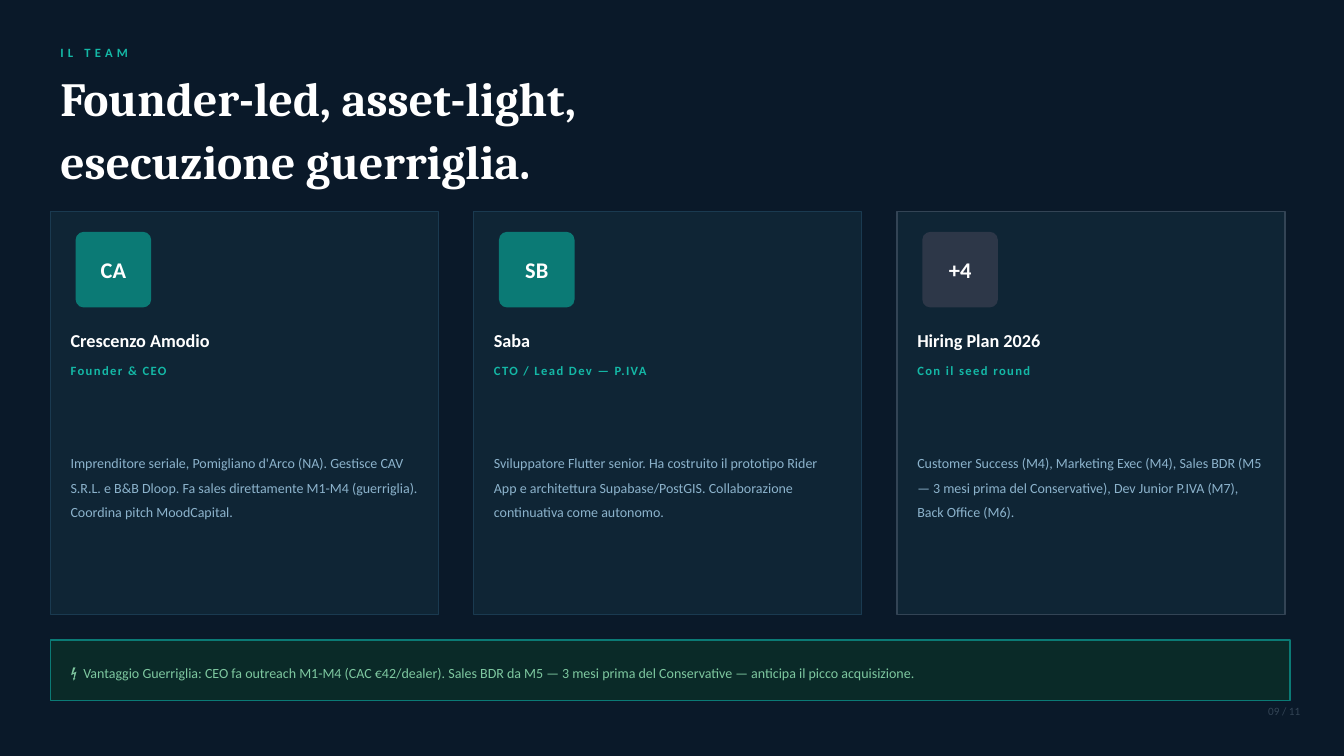
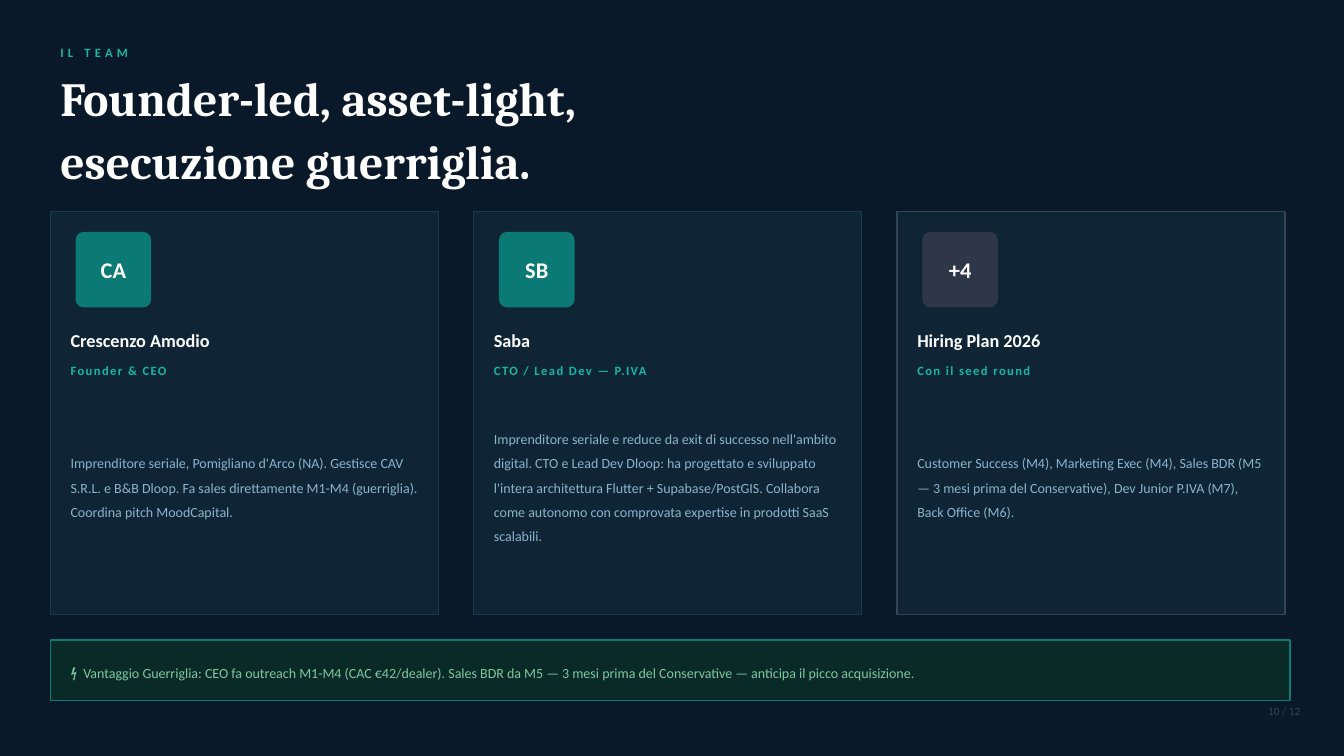
Before and after one commit to creamoj-ai/dloop-pitch-deck, a slide deck: slide 10 of 02-INVESTOR-PRESENTATIONS/DLOOP_Pitch_Deck_2026.pptx (slide 9 before the commit). Drawn at 1344x756 pixels with LibreOffice and Linux fonts; fonts in the diff are those of the drawing. Boxes give left, top, right and bottom in pixels: in the first picture for what was removed or moved away, otherwise in the second. Text is boxed around its words. In the diff, an @@ line names an element or a change of style, - is before the commit and + after.

```diff
--- a/02-INVESTOR-PRESENTATIONS/DLOOP_Pitch_Deck_2026.pptx
+++ b/02-INVESTOR-PRESENTATIONS/DLOOP_Pitch_Deck_2026.pptx
@@ text at (x1=494, y1=434, x2=836, y2=541): text changed @@
-Sviluppatore Flutter senior. Ha costruito il prototipo Rider App e architettura Supabase/PostGIS. Collaborazione continuativa come autonomo.
+Imprenditore seriale e reduce da exit di successo nell'ambito digital. CTO e Lead Dev Dloop: ha progettato e sviluppato l'intera architettura Flutter + Supabase/PostGIS. Collabora come autonomo con comprovata expertise in prodotti SaaS scalabili.
```
Also in this commit, not shown: 10 other slides changed, 1 slide added, 1 other file.
